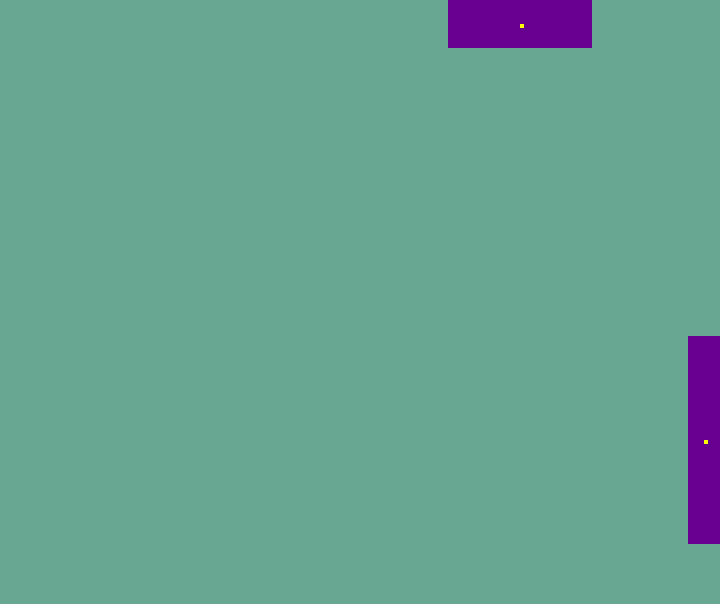
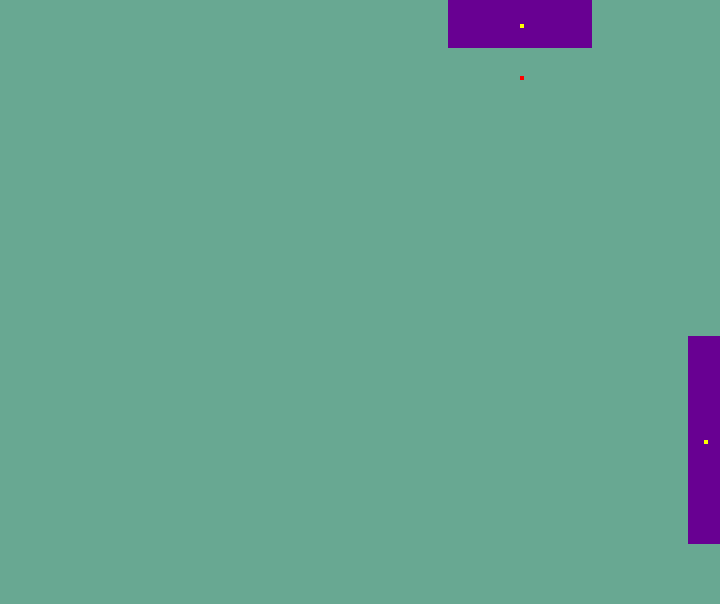
Two versions of the same layered image (720x604). Layer-by-layer changes:
added layer "Layer 66" above "콜리전_NPC에게" over [520, 76, 524, 80]
